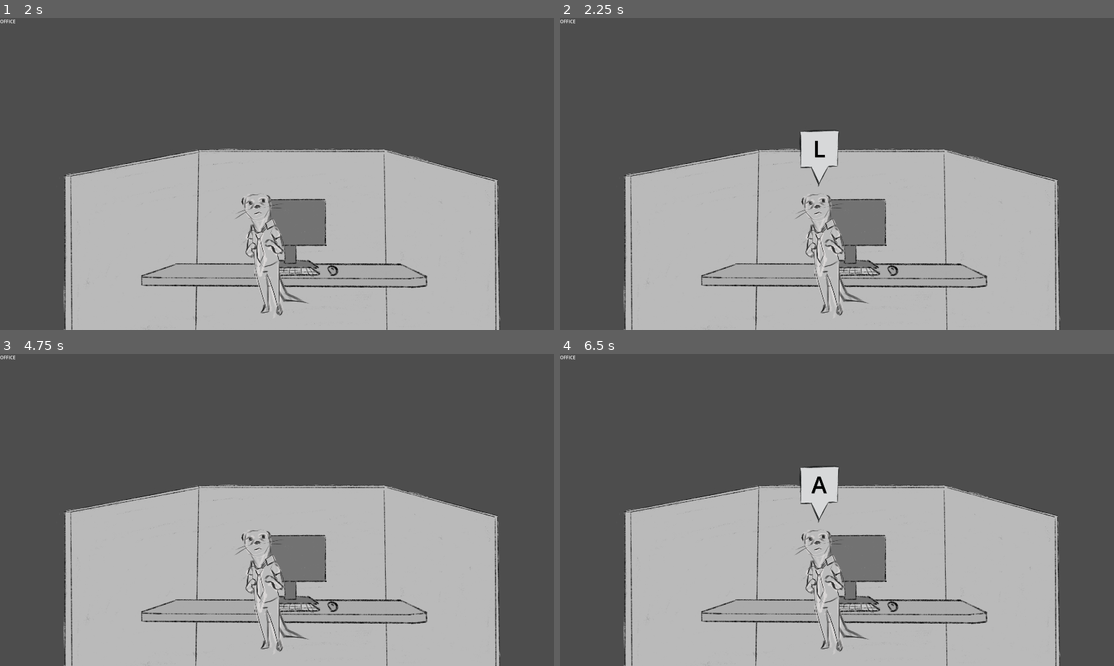
Above: before the commit, frames 1-4 (two rows, left to right).
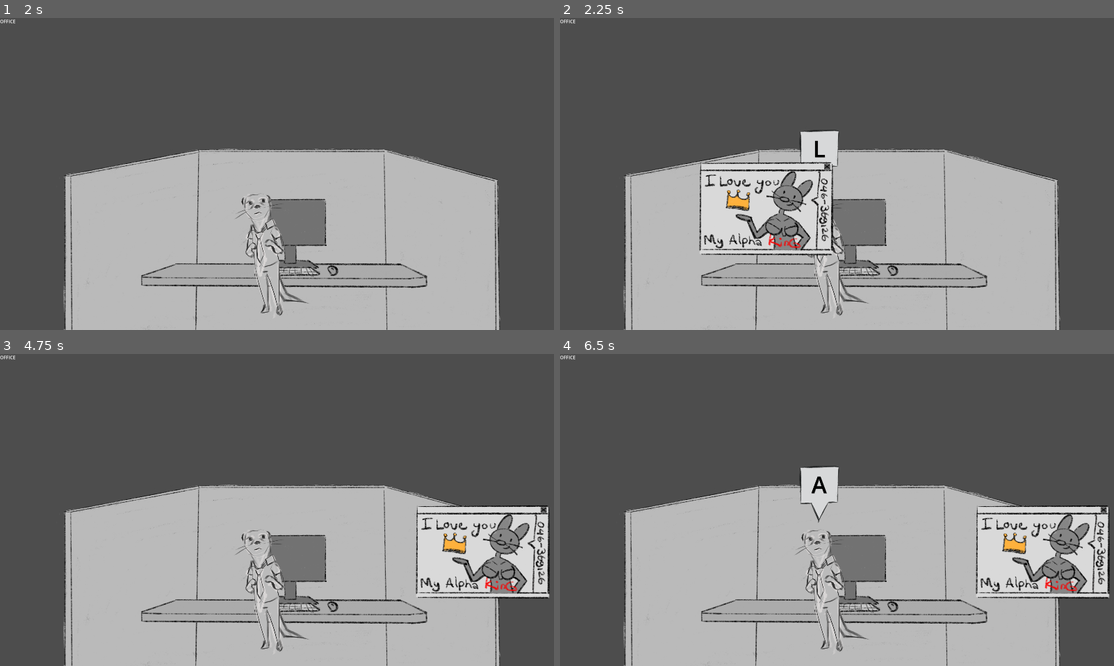
Above: after the commit, the same moments.

Repository: TheDingoose/JuiceGoose
Game: Godot game, scene res://main.tscn
Same seed, same stepped clock (60 frames per second), same inputs: the game is played once before the commit and once after it.
Inputs (mouse positions are in pixels of both pictures, inside the frame that each line leads up to):
- Up to frame 1 (2 s): tap Enter at 0.5 s; hold D 0.53-1.28 s; tap B at 0.6 s; tap Space at 1.25 s; hold S from 1.28 s (still down); tap C at 1.35 s
- Up to frame 2 (2.25 s): tap Enter at 2 s; release S at 2.03 s; hold D from 2.03 s (still down); tap E at 2.1 s
- Up to frame 3 (4.75 s): release D at 2.75 s; click (265, 503) at 2.77 s; tap Space at 3.5 s; hold W 3.53-4.28 s; tap F at 3.6 s; hold A from 4.28 s (still down); tap G at 4.35 s
- Up to frame 4 (6.5 s): tap Enter at 5 s; tap H at 5.1 s; tap Space at 5.75 s; release A at 5.78 s; hold S from 5.78 s (still down); tap I at 5.85 s

Frame 1 is identical in both runs. In frame 2, 6.6% of the frame differs, in the area x 25-50%, y 46-77%; in frame 3, 6.6%, in the area x 75-100%, y 48-79%; in frame 4, 6.6%.

Commit message:
Ad task added <3
courtesy to my cutie and me

Diff:
--- a/Tasks/Ads/ad_task.gd
+++ b/Tasks/Ads/ad_task.gd
@@ -1,11 +1,57 @@
 extends Node2D
 
+var cooldown = 0
+@export var min_cooldown: float = 1
+@export var max_cooldown: float = 3
+
+var uptime: float = 0
+@export var max_uptime: float = 7
+
+var active: bool = false
+
+func get_cooldown_length() -> float:
+	return randf_range(min_cooldown, max_cooldown)
 
 # Called when the node enters the scene tree for the first time.
 func _ready() -> void:
+	cooldown = get_cooldown_length()
+	pass
+
+func _process(delta: float) -> void:
+	if active:
+		uptime += delta
+		if uptime > max_uptime:
+			GameManager.fail()
+			end_task()
+	else:
+		cooldown -= delta
+		if cooldown < 0:
+			if GameManager.can_add_task():
+				start_task()
+			cooldown = get_cooldown_length()
+	pass
+
+func start_task():
+	active = true
+	uptime = 0
+	GameManager.add_task()
+	$"Adbox-placeholder".visible = true
+	$"Adbox-placeholder".position = Vector2(randi_range($"Adbox-placeholder".texture.get_width() / 2, get_viewport().size.x - $"Adbox-placeholder".texture.get_width() / 2),randi_range($"Adbox-placeholder".texture.get_height() / 2,get_viewport().size.y - $"Adbox-placeholder".texture.get_height() / 2))
+	if randi_range(0,1):
+		$"Adbox-placeholder/Alpha-ad-placeholder".visible = true
+		$"Adbox-placeholder/Grub-ad-placeholder".visible = false
+	else:
+		$"Adbox-placeholder/Alpha-ad-placeholder".visible = false
+		$"Adbox-placeholder/Grub-ad-placeholder".visible = true
+		pass
+
+func end_task():
+	active = false
+	cooldown = get_cooldown_length()
+	GameManager.remove_task()
+	$"Adbox-placeholder".visible = false
+	pass
+
+func _on_button_pressed() -> void:
+	end_task()
 	pass # Replace with function body.
-
-
-# Called every frame. 'delta' is the elapsed time since the previous frame.
-func _process(delta: float) -> void:
-	pass
--- a/Tasks/Ads/ad_task.tscn
+++ b/Tasks/Ads/ad_task.tscn
@@ -1,6 +1,33 @@
-[gd_scene load_steps=2 format=3 uid="uid://c2nw7ddxilb1c"]
+[gd_scene load_steps=6 format=3 uid="uid://c2nw7ddxilb1c"]
 
 [ext_resource type="Script" path="res://Tasks/Ads/ad_task.gd" id="1_6r0wk"]
+[ext_resource type="Texture2D" uid="uid://cbn1ie78wodm3" path="res://Tasks/Ads/adbox-placeholder.png" id="2_11stj"]
+[ext_resource type="Texture2D" uid="uid://c7p6yel5bl7cf" path="res://Tasks/Ads/bye-ad-placeholder.png" id="3_1e35c"]
+[ext_resource type="Texture2D" uid="uid://c6h3ei32fssg0" path="res://Tasks/Ads/alpha-ad-placeholder.png" id="4_d8ou2"]
+[ext_resource type="Texture2D" uid="uid://d01hh7vmgxgqt" path="res://Tasks/Ads/grub-ad-placeholder.png" id="5_ns324"]
 
 [node name="AdTask" type="Node2D"]
 script = ExtResource("1_6r0wk")
+
+[node name="Adbox-placeholder" type="Sprite2D" parent="."]
+visible = false
+position = Vector2(930, 492)
+texture = ExtResource("2_11stj")
+
+[node name="Bye-ad-placeholder" type="Sprite2D" parent="Adbox-placeholder"]
+position = Vector2(-1, 0)
+texture = ExtResource("3_1e35c")
+
+[node name="Button" type="Button" parent="Adbox-placeholder/Bye-ad-placeholder"]
+offset_left = 200.0
+offset_top = -156.0
+offset_right = 221.0
+offset_bottom = -136.0
+
+[node name="Alpha-ad-placeholder" type="Sprite2D" parent="Adbox-placeholder"]
+texture = ExtResource("4_d8ou2")
+
+[node name="Grub-ad-placeholder" type="Sprite2D" parent="Adbox-placeholder"]
+texture = ExtResource("5_ns324")
+
+[connection signal="pressed" from="Adbox-placeholder/Bye-ad-placeholder/Button" to="." method="_on_button_pressed"]
--- a/Tasks/Keyboard/keyboard_task.gd
+++ b/Tasks/Keyboard/keyboard_task.gd
@@ -79,7 +79,6 @@
 	GameManager.add_task()
 	pass
 
-
 func end_task():
 	active = false
 	$PopupBox.visible = false
--- a/main.tscn
+++ b/main.tscn
@@ -1,7 +1,8 @@
-[gd_scene load_steps=3 format=3 uid="uid://boqw803r43e4y"]
+[gd_scene load_steps=4 format=3 uid="uid://boqw803r43e4y"]
 
 [ext_resource type="PackedScene" uid="uid://ccol101qtvyi" path="res://Tasks/Keyboard/keyboard_task.tscn" id="1_jxcxj"]
 [ext_resource type="Texture2D" uid="uid://qcqy4fynyrou" path="res://RandomArts/Meerkat.png" id="2_wnrhp"]
+[ext_resource type="PackedScene" uid="uid://c2nw7ddxilb1c" path="res://Tasks/Ads/ad_task.tscn" id="3_fkw7k"]
 
 [node name="Main" type="Node2D"]
 
@@ -12,3 +13,5 @@
 
 [node name="KeyboardTask" parent="." instance=ExtResource("1_jxcxj")]
 position = Vector2(896, 455)
+
+[node name="AdTask" parent="." instance=ExtResource("3_fkw7k")]
Binary file added: Tasks/Ads/adbox-placeholder.png
Not shown, added: Tasks/Ads/adbox-placeholder.png.import
Binary file added: Tasks/Ads/alpha-ad-placeholder.png
Not shown, added: Tasks/Ads/alpha-ad-placeholder.png.import
Binary file added: Tasks/Ads/bye-ad-placeholder.png
Not shown, added: Tasks/Ads/bye-ad-placeholder.png.import
Binary file added: Tasks/Ads/grub-ad-placeholder.png
Not shown, added: Tasks/Ads/grub-ad-placeholder.png.import
